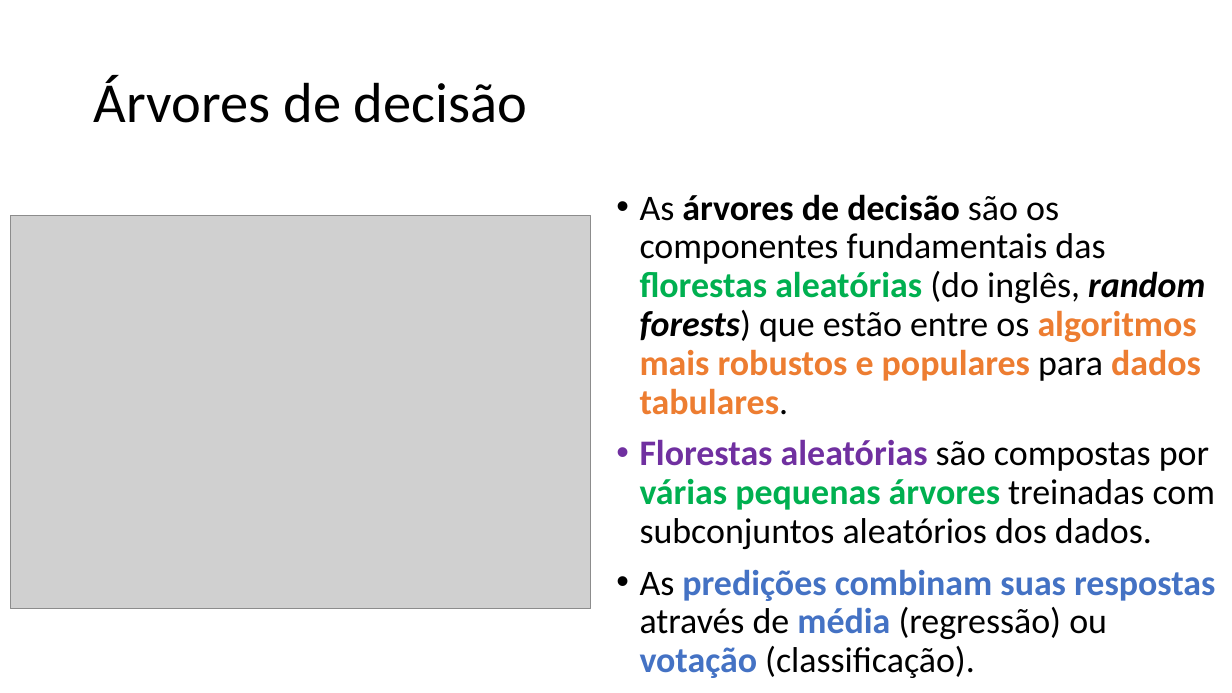
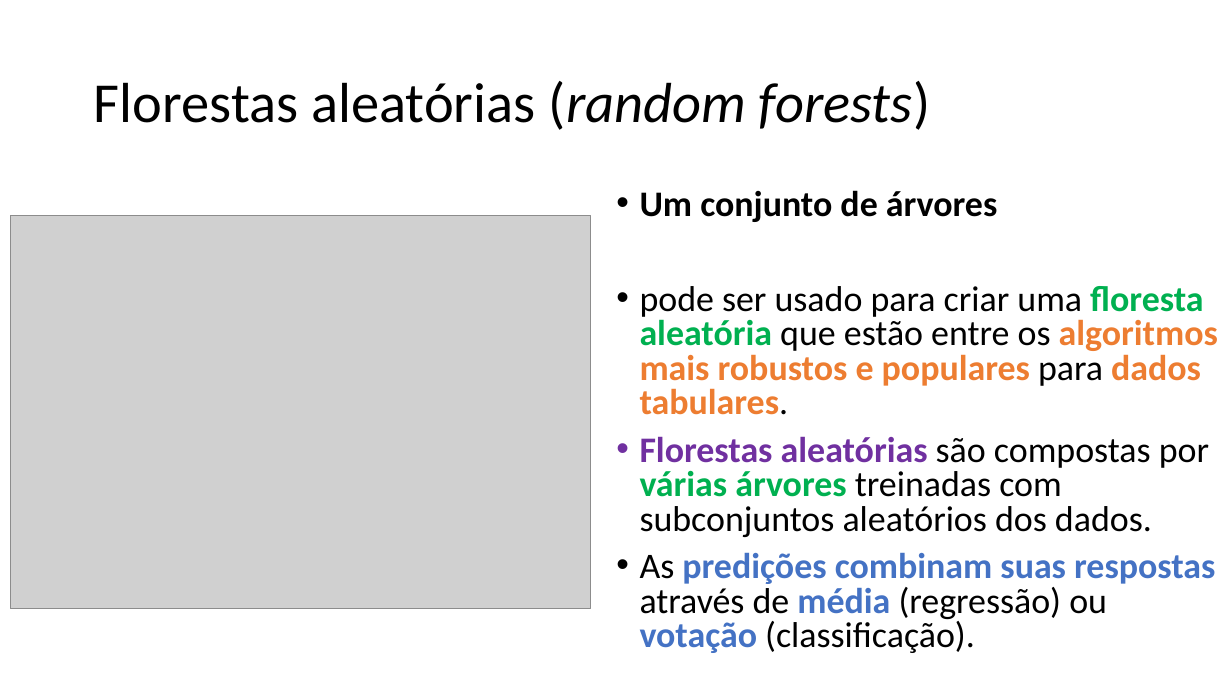
Before and after one commit to zz4fap/c24_inteligencia_artificial, a slide deck: slide 13 of slides/C24_Árvores_de_decisão.pptx. Drawn at 1232x693 pixels with LibreOffice and Linux fonts; fonts in the diff are those of the drawing; grey boxes stand for pictures. Boxes give left, top, right and bottom in pixels: in the first picture for what was removed or moved away, otherwise in the second. Text is boxed around its words. In the diff, an @@ line names an element or a change of style, - is before the commit and + after.

Commit message:
new slides

```diff
--- a/slides/C24_Árvores_de_decisão.pptx
+++ b/slides/C24_Árvores_de_decisão.pptx
@@ title at box(94, 81, 931, 130): text changed @@
-Árvores de decisão
+Florestas aleatórias (random forests)
@@ text at box(640, 190, 1218, 537): text changed @@
-• As árvores de decisão são os componentes fundamentais das florestas aleatórias (do inglês, random forests) que estão entre os algoritmos mais robustos e populares para dados tabulares.
-• Florestas aleatórias são compostas por várias pequenas árvores treinadas com subconjuntos aleatórios dos dados.
+• Um conjunto de árvores
+• pode ser usado para criar uma floresta aleatória que estão entre os algoritmos mais robustos e populares para dados tabulares.
+• Florestas aleatórias são compostas por várias árvores treinadas com subconjuntos aleatórios dos dados.
@@ text at box(640, 552, 1215, 653): line spacing 0.9 to 0.8 @@
```
Also in this commit, not shown: 6 other slides changed, 1 slide removed.
